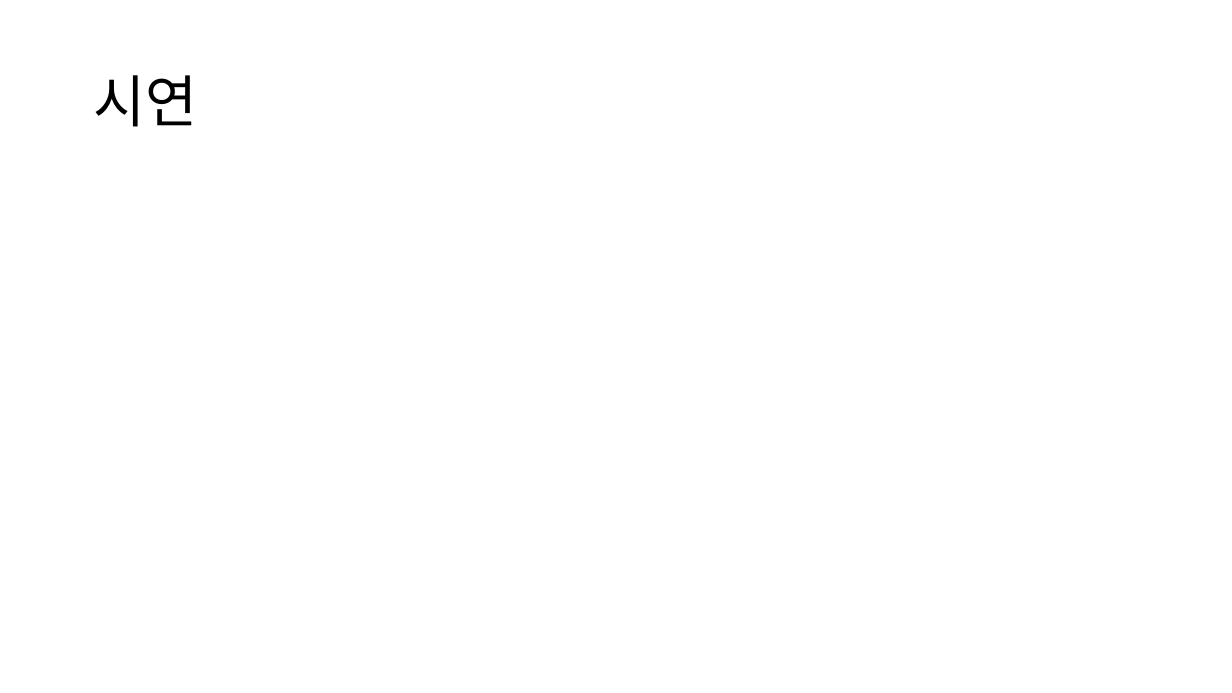
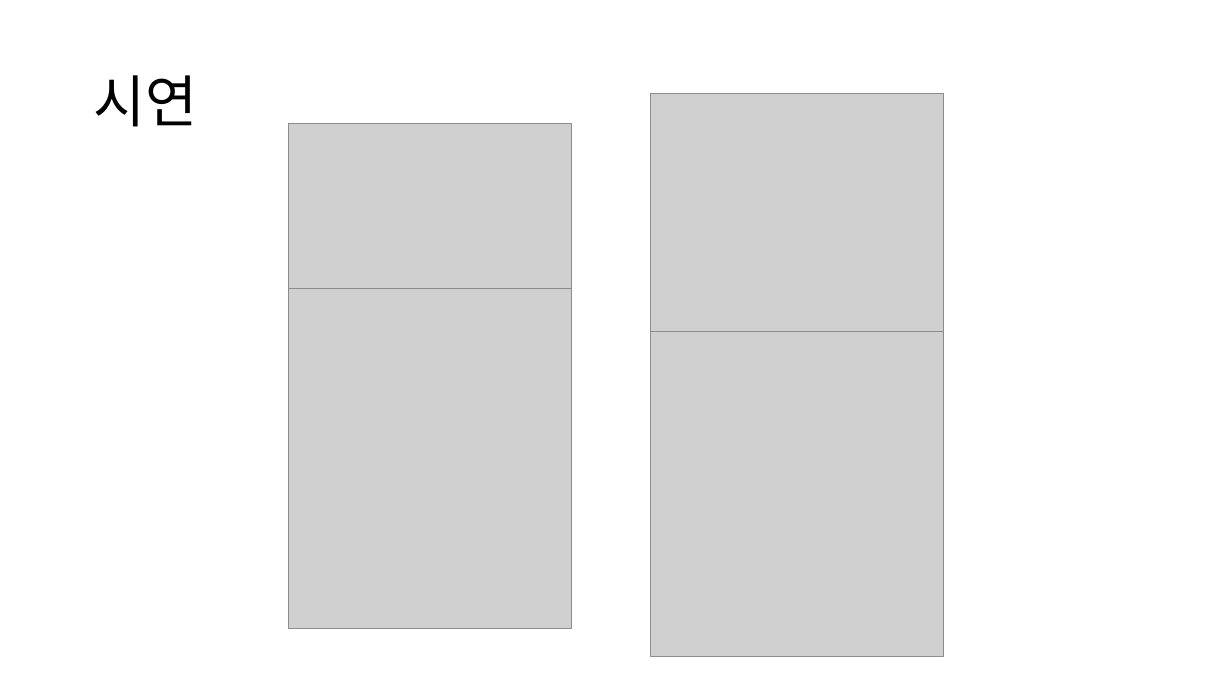
Before and after one commit to Jirung-E/Script_termproject, a slide deck: slide 5 of docs/스크립트언어_텀프로젝트_최종발표.pptx. Drawn at 1232x693 pixels with LibreOffice and Linux fonts; fonts in the diff are those of the drawing; grey boxes stand for pictures. Boxes give left, top, right and bottom in pixels: in the first picture for what was removed or moved away, otherwise in the second. Text is boxed around its words. In the diff, an @@ line names an element or a change of style, - is before the commit and + after.

```diff
--- a/docs/스크립트언어_텀프로젝트_최종발표.pptx
+++ b/docs/스크립트언어_텀프로젝트_최종발표.pptx
@@ picture added at [651,94,943,332] @@
@@ picture added at [289,123,571,288] @@
@@ picture added at [289,288,571,628] @@
@@ picture added at [651,331,943,656] @@
```
Also in this commit, not shown: 2 other slides changed.
